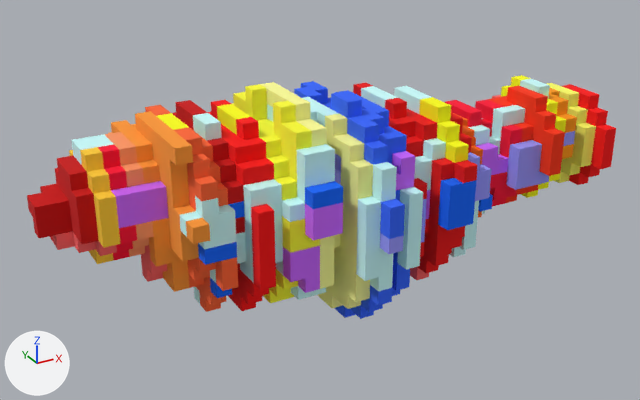
Before and after pictures for a commit that changed the OBJ model Models/Player Flame.obj.
Camera for both pictures: a 50 mm lens placed at (-28.1, -47.1, 23.0), pointed at (-1.8, 0.8, -0.9). Lighting does not change. The marker at lower left points along +X, +Y and +Z. Where no turn or scale is listed for an object, it has been applied to the vertices. Vertices at the same position are counted once.

The scene before the commit, as lines of its bpy script (objects in view):
```python
me_ship = bpy.data.meshes.new('Ship')
me_ship.from_pydata(...)  # 1655 vertices, 3318 faces; spans x -20.0..20.0, y -8.0..8.0, z -8.0..7.0
me_ship.materials.append(mat_palette)  # picture img_player_flame_png
ob_ship = bpy.data.objects.new('Ship', me_ship)
ob_ship.location = (0.0, 0.0, 0.0)
```
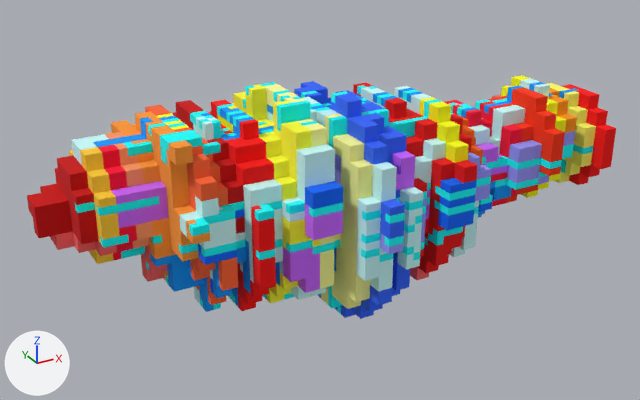
The newer file is also rescaled (x2.0), turned or shifted as a whole; pictures and numbers use the older file's frame.

The change, as a diff of the scene's bpy script:
```diff
--- a/Models/Player Flame.obj.py
+++ b/Models/Player Flame.obj.py
@@ me_ship @@
 # used by ob_ship; location = (0.0, 0.0, 0.0)
-me_ship.from_pydata(...)  # 1655 vertices, 3318 faces; spans x -20.0..20.0, y -8.0..8.0, z -8.0..7.0
+me_ship.from_pydata(...)  # 3363 vertices, 6736 faces; spans x -20.0..20.0, y -8.0..8.0, z -8.0..7.0
+# me_ship part 1: 18 vertices removed from x -16.0..7.0, y -5.0..7.0, z -6.0..7.0; 1726 vertices added at x -19.0..19.5, y -8.0..8.0, z -8.0..7.0
+# me_ship part 2: 56 kept faces spanning x -15.0..17.0, y -3.0..6.0, z -5.0..7.0 get new texture (UV) coordinates
 me_ship.materials.append(mat_palette)
```

Changed parts and their boxes [x1, y1, x2, y2] in the pictures (640 x 400 px):
part 1 of me_ship, built on
    before: [104, 83, 334, 303]
    after: [40, 77, 601, 319]
part 2 of me_ship, surface changed
    both: [167, 108, 574, 298]
